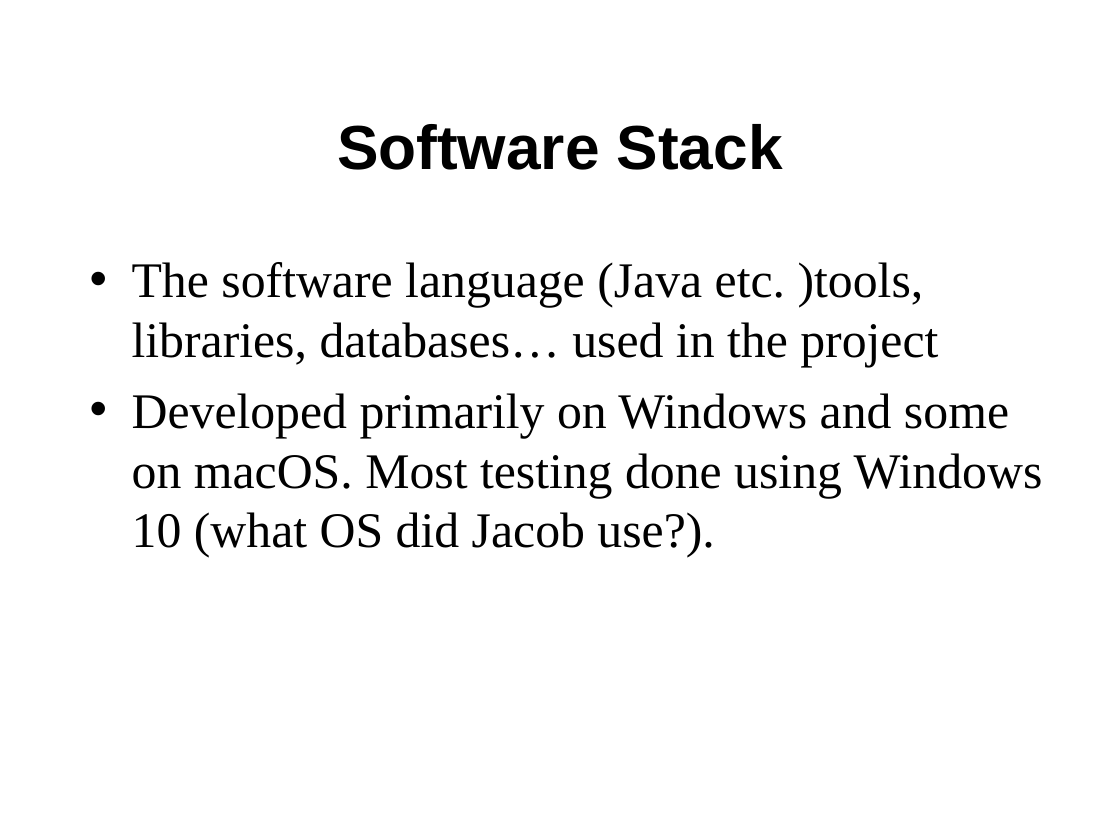
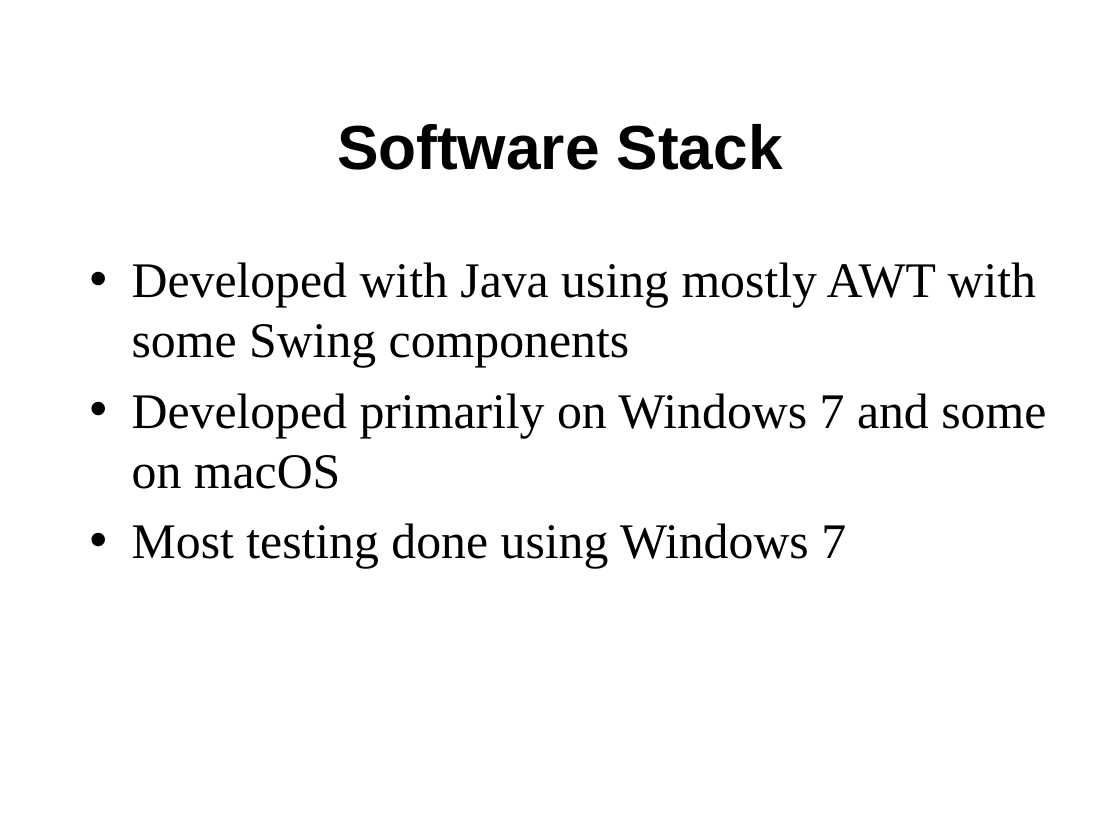
Before and after one commit to Horizonistic/CSCI230-Final-Project, a slide deck: slide 6 of FinalProjectPresentation—Larson+Grigoriadis.pptx. Drawn at 1120x840 pixels with LibreOffice and Linux fonts; fonts in the diff are those of the drawing. Boxes give left, top, right and bottom in pixels: in the first picture for what was removed or moved away, otherwise in the second. Text is boxed around its words. In the diff, an @@ line names an element or a change of style, - is before the commit and + after.

```diff
--- a/FinalProjectPresentation—Larson+Grigoriadis.pptx
+++ b/FinalProjectPresentation—Larson+Grigoriadis.pptx
@@ text at (132, 262, 1046, 568): text changed @@
-• The software language (Java etc. )tools, libraries, databases… used in the project
-• Developed primarily on Windows and some on macOS. Most testing done using Windows 10 (what OS did Jacob use?).
+• Developed with Java using mostly AWT with some Swing components
+• Developed primarily on Windows 7 and some on macOS
+• Most testing done using Windows 7
```
Also in this commit, not shown: 2 other slides changed.
